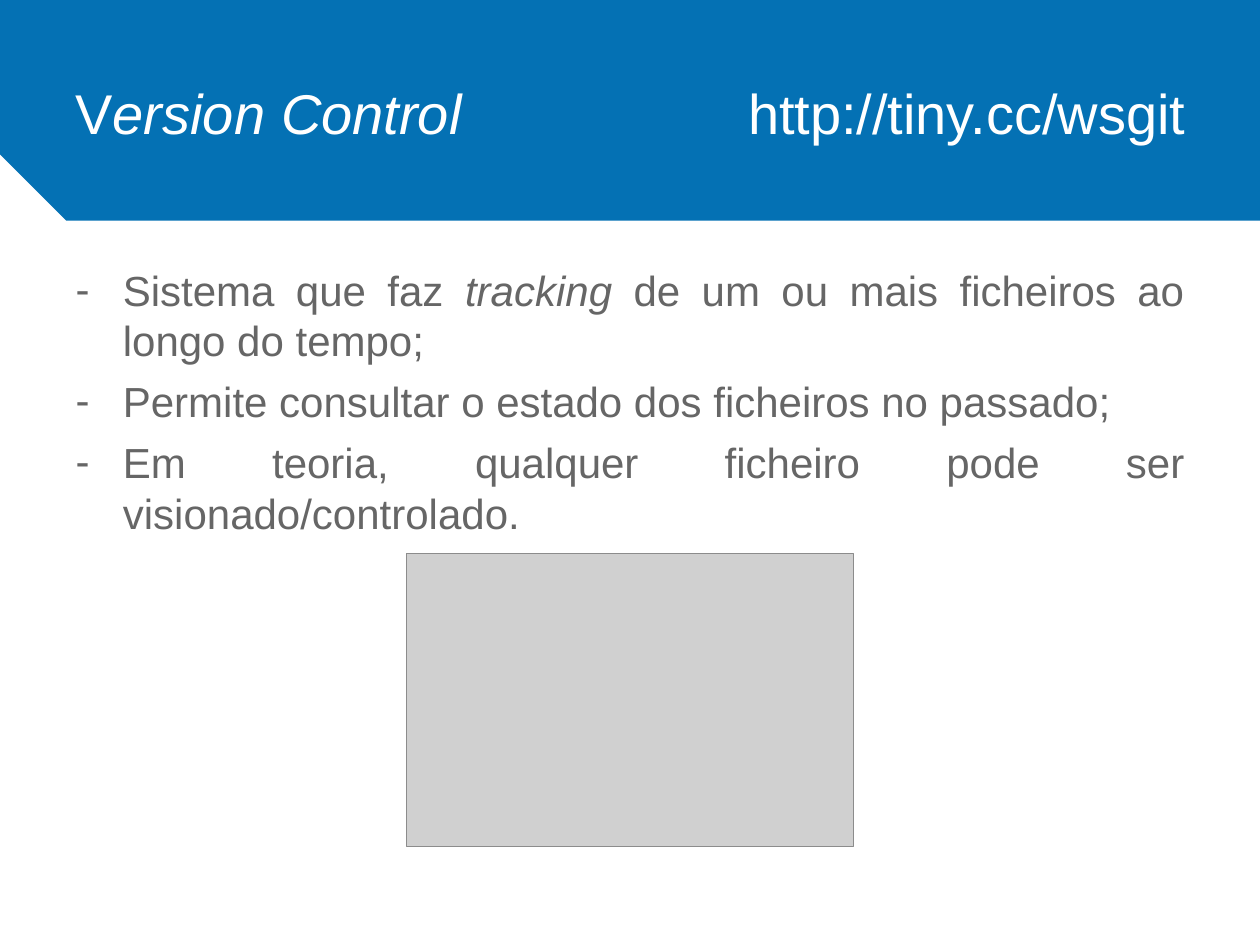
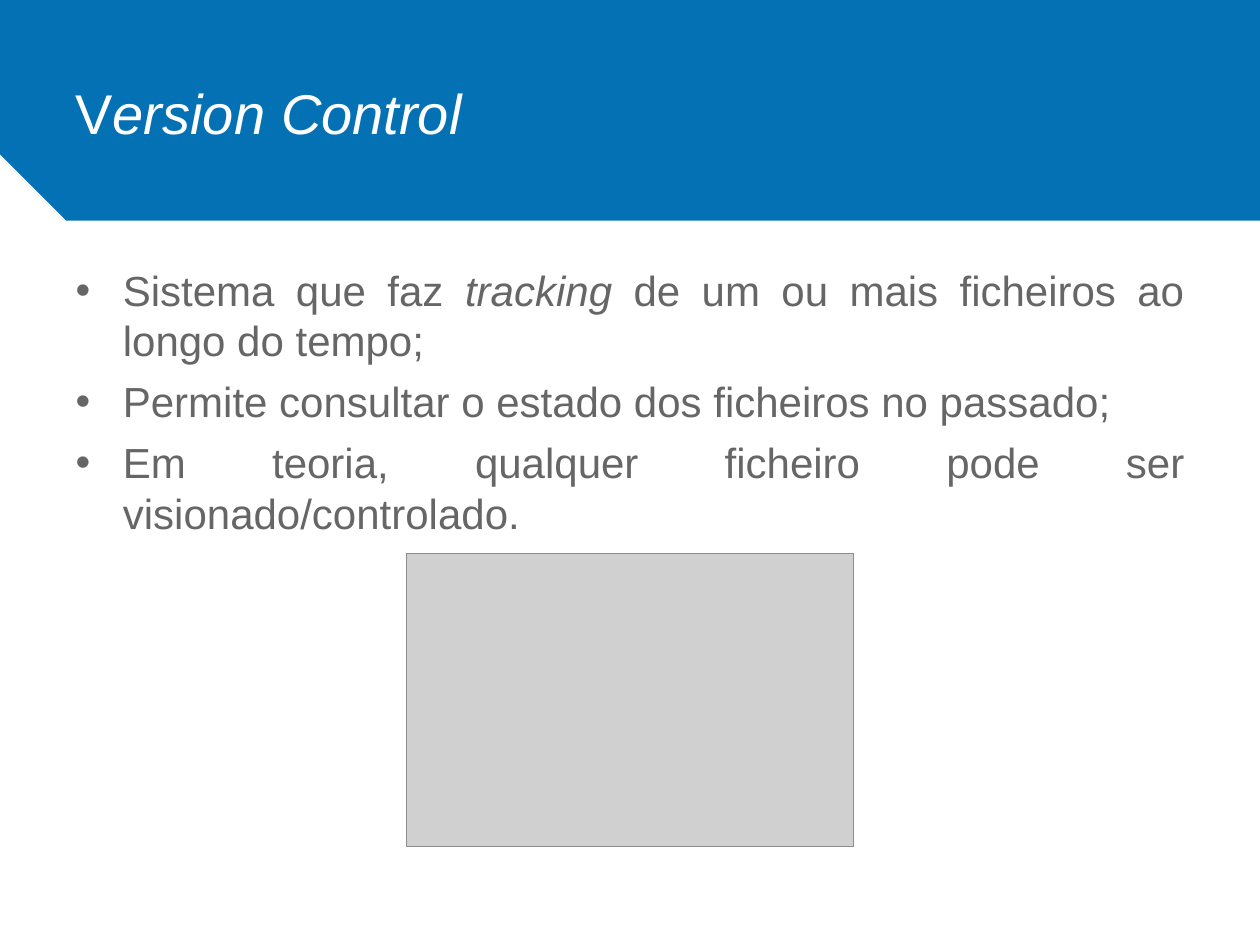
Before and after one commit to ieeeupsb/workshop-git, a slide deck: slide 2 of ppt/Workshop Git.pptx. Drawn at 1260x945 pixels with LibreOffice and Linux fonts; fonts in the diff are those of the drawing; grey boxes stand for pictures; background and template pictures are left out. Boxes give left, top, right and bottom in pixels: in the first picture for what was removed or moved away, otherwise in the second. Text is boxed around its words. In the diff, an @@ line names an element or a change of style, - is before the commit and + after.

```diff
--- a/ppt/Workshop Git.pptx
+++ b/ppt/Workshop Git.pptx
@@ text removed at (748,93,1185,145) @@
-http://tiny.cc/wsgit
@@ text "Sistema que faz tracking de ..." at (123,275,1184,530): bullet - to •; list level 1 to 6 in "Sistema que faz tracking de ..." @@
```
Also in this commit, not shown: 19 other slides changed, 33 slides added, 18 slides removed, 9 other files.
